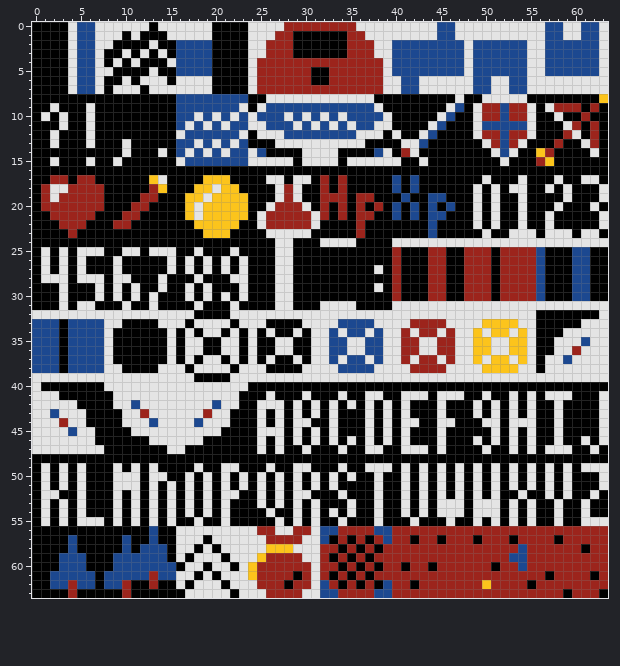
Edited in one commit: pixel-art sprite (gfx/charset_outdoor_a.png). The picture above was drawn from the file before the commit.
The file is 64x64 pixels.
After the commit:
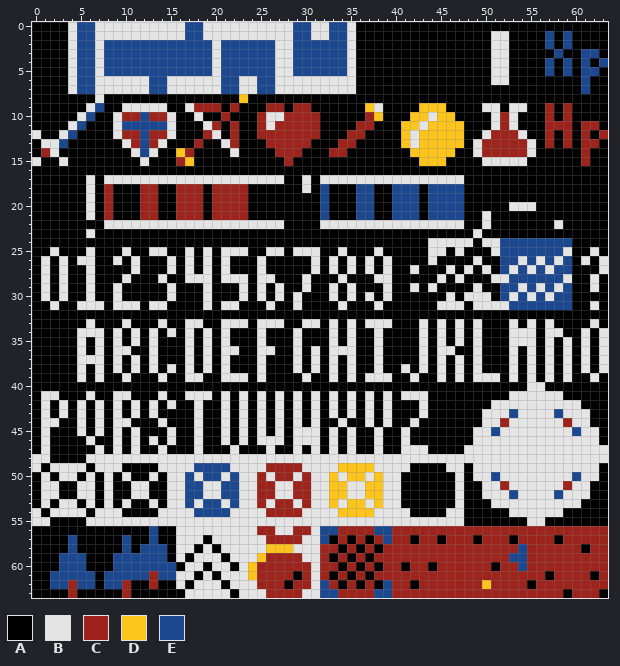
Palette (. is transparent): A #000000  B #e4e4e4  C #9c241c  D #fcc41c  E #1c4890
Diff:
Changed rows in their new state; - is an unchanged pixel.
first column x 0:
 0 -------------B---EE-BBBB----BEEBBEEBAAAAAAAAAAAAAAAAAAAAAAAAAAAA
 1 ----------B-BBB--EE-BBBB---BBEEBBEEBAAAAAAAAAAAAAAA--AAAA-AEAAAA
 2 --------EEEEEEEE----BEEEEEEBBEEEEEEBAAAAAAAAAAAAAAABBAAAA-A-AAAA
 3 --------EEEEEEEE----BEEEEEEBBEEEEEEBAAAAAAAAAAAAAAABBAAAAA-AA--A
 4 --------EEEEEEEE----BEEEEEEBBEEEEEEBAAAAAAAAAAAAAAABBAAAA-A-A-AE
 5 --------EEEEEEEE----BEEEEEEBBEEEEEEBAAAAAAAAAAAAAAABBAAAA-A-A--A
 6 --------BB-B-EEB----BEEB-EEBBBBBBBBBAAAAAAAAAAAAAAA--AAAAAAAAEAA
 7 --------B---BEE-----BEEB-EEBBBBBBBBBAAAAAAAAAAAAAAAAAAAAAAAAAEAA
 8 -------B--------AAAAAAAD--AAAAAAAAAAAA---------A--AAAAA--------A
 9 --A----E--BBBBB-ABCCCACA-ACCACCAAAAAAD-----DDDAA-ABBABBA-CA-A-A-
10 -A-A-BE--BCCECCBAA-AACAAACBBCCCCAAAAACDA--DDBDD--AABCBAA-CAC-A--
11 ---ABEA--BEEEEEBAAA-CACAACBCCCCCAAAACCAA-DDBDDDD-AABCBAA-CCCAC--
12 B-ABE-A--BCCECCBAAACBACA-CCCCCCCAAACCAA-ADBDDDDD-AB-C-BA-C--ACAC
13 -B-E--A----CECB-AACAABCA--CCCCCAAACCA----D-DDDDD-BC-C-CB-CAC-C--
14 -CB-------ABEBA-DCAAAABAAA-CCCAAACC---AA-ADDDDD--BCCCCCBAA---CA-
15 B-AB--A--A--B---CDAAAAAAAAAAC-AAAA-AAAAAA--DDD----BB-BB-AA---C--
17 --AA-AB-BBBBBB-BBBBBBBBBBB---A--BBBBBBBBBBBBBBBB--A---A---A--AA-
18 -AAAAABAC---C-A-CCCACCCC---AAAB-E-A-EE---E--EEEE-A-A-AA--A-A---A
19 -AAAAABAC-------CCCACCCC---AAA--EAA-EE--E-E---EE-A-A--A----A---A
20 -AAAAABAC--A-C--CCCACCCC--AAAAA-E-A-EEA--E---E-E-A-A-B-B--A---A-
21 --AAAAB-C-AACC--CCCACCCC-AAAAAAAE-A-EE---E----EE-ABA--A--A-----A
22 ---AAA--BBBBBBBBBBBBBBBBB-BBAAAABBBBBBBBBBBBBBBB-ABA--A--AB----A
23 ----A-B------------AAA----AAAAA-----A-------A----BA--AAA-AAA-AA-
24 ---------------------------AA---AAAA----AAAA-----A--EEEEEEEEAAAA
25 -ABA-A-A---A---A-BAB-B-B--B-ABBB--B---B-A---BB-BAAABEEEE-EEBAAB-
26 ------B----B-----------A-B-AA--B-B-B-B-BA---BA--ABA-EEBEBEBEAB-B
27 -----AB--A-B-----------A-B-AA--B-B-B-BABA-B-AAB-BAB-EBEB-BEEAA-B
28 --A--A-A-A-------B-B-B---BBAA-B---B---BBA---AB-BAAABBEEE-EEBAAB-
29 -B----BA---A--AB-A-------B--A-B--B-B--ABA-B-BA--ABA-EEBEBEBEAAB-
30 -B----BA---A-A-B-A---A---B--AB---B-B-B-BA---AAB-BBB-EBEB-BEEAA--
31 --BA---B-B-B--B---AB-B----BAAB--AA-A--B-AAAAA---A----EEEEEEEAA-A
32 AAAAAAAAAAAAAAAAAA----AAAAAAAAAAAAAAAAAAAAAAAAAAAAAAAAAA-------A
33 AAA-AABAAAB----AAB-AA-B-A-BB----A-ABAB--AAABABA-A-AAABA--B---A-A
34 AAA-ABBBAB-B-B------ABA-ABA----AABABAABAAAABA-A-ABAAA-B--BBAA-A-
35 AAA-ABABAB-B-B-A--AB--A-AB-AAB-AABA-AABAAAA-ABA-ABAAABB--BA-ABA-
36 AAA-ABABABB--B-A--AB----ABBAAB--ABB-AABAAAA-ABBAABAAABA--BA-A-A-
37 AAA-ABBBAB-B-B-A----ABA-ABA-----ABABAABAAAABA-A-ABAAA-A---ABA-A-
38 AAA-ABABA--B-BA-ABA-A--AA----BA-A-ABAA-AA-ABABA-A-AAABA---A-A-A-
39 AAAAA-A-AA-AAA-AA-B--B--A-AAAA-AA-A-A---AA-AA-A-A---A-A-A-A-AA-A
40 A-------AAAAAAAAAAAAAAAA-------------------------------BB-------
41 A-----B----AAA-AA---A-AB-BAB-BAB-BAB--AB-----AAA--A---B-B--A---A
42 A-A-AB-B--ABA-A-AA-AA-AB--A--------------A-B-A---A--B-B-BB-BB--A
43 A-A-A--B-BA-A-AAAA-AA--B-----------B-----A-B-A---AB-BEB-BBEBBB-A
44 A--AA--B-B-AAA-AAABAA--B------AB-AB------A---AA-----C---BB-CBB-A
45 A-AAA-AB-B--AAA-AA-AAB-B--A---B----B-ABA-----A---BBEB-B-BB-BEBBA
46 A-AAAA---B-B--A-AA---B-B--B---B------ABA-----A----B-B-B-BB-BB-BA
47 A-AAAAA--B-B--BAA-B---B--ABA-BAB-BAB-A-------A--BB-BB-B-B---BB-B
48 BB----BBBBBBBBBBBBBBBBBBBBBBBBBBBBBBBBBBBBBBBBBBBBBBBBBBBBBBBBBB
49 BAB-B--BB--A-ABBBBEEEE-BBBCCCC-BBBDDDD--B--A-AB---B-B-B-B-B-B--A
50 ----BAB-BA-A--ABBEBEE-E-BCBCC-C-BDBDDBDBBA-A-A----BEB-B-B-B-EBBA
51 --BA--B-BAA-BA--BEE-BEE-BCC-BCC-BDDBBDDBBA-A-A---AB-C-B-B-BCBB-A
52 ------B-BA--BA--BEE-BEEBBCC-BCCBBDDBBDDBBA-A-A---AB-BE-BB-E-BBA-
53 ----BAB-BABA----BEBEE-EBBCBCC-C-BDBDDBDBBA-A-AA--AA-B-B-BB-BBA--
54 BAB-B--BB--A-AB-B-EEEEBBBBCCCCB-B-DDDD-BB--A-A---AAA--B-BB---A--
55 B--A-A--B-B-B-B-BB-BB-BBBBB-B-B-BB-BBB-BBB-BBB-B-A-A-A--B-A--AAA
Boxes around the changes in both pictures, in picture pixels (x1, y1, x2, y2):
changed: (32, 22, 608, 526)
